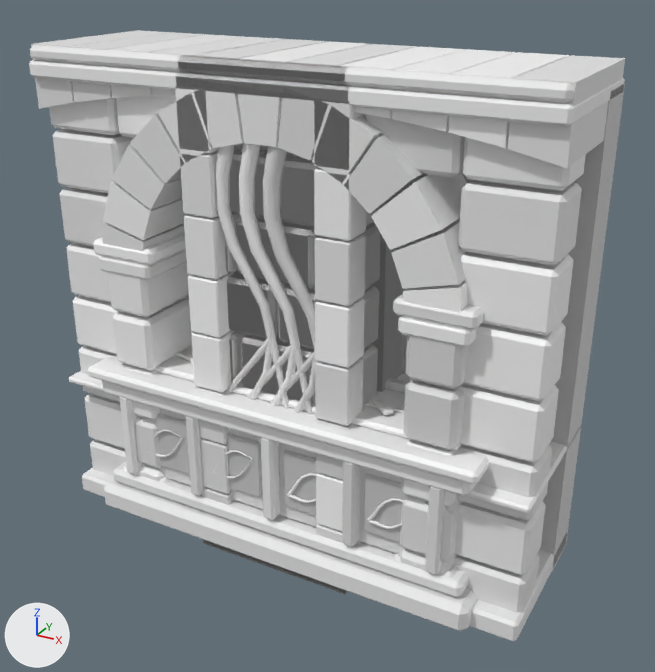
Before and after pictures for a commit that changed the Blender file assets/crypt-kit/kit.blend.
Both versions are drawn from a camera (50 mm lens) standing at (2.43, -4.22, 3.39) and looking at (0.11, 0.0, 1.28). The lights are fixed; the arrows at lower left show +X, +Y and +Z. The older version comes first.

In view in the first picture: 'corner-left__trim', 'corner-left__wall', 'corner-right__trim', 'niche__trim', 'niche__wall', 'portal__trim', 'roots__root', 'tomb__tomb' and 3 more.
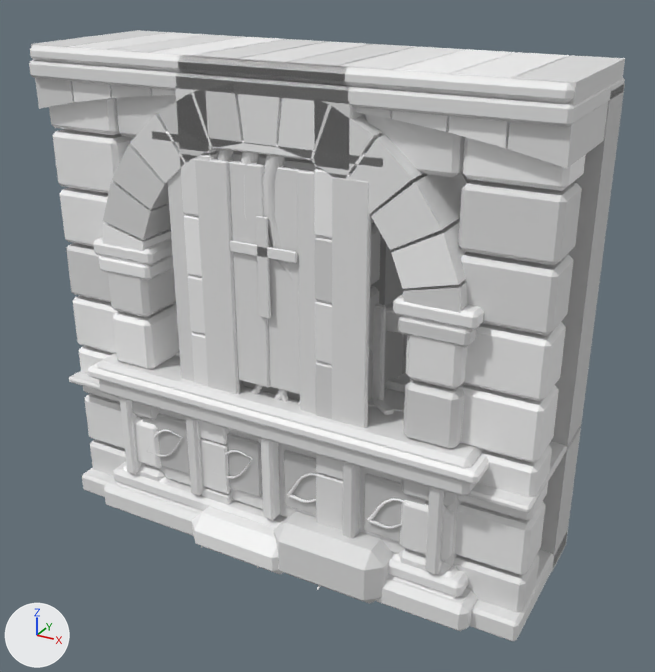
Patch to the scene script:
```diff
--- a/assets/crypt-kit/kit.blend.py
+++ b/assets/crypt-kit/kit.blend.py
@@ mat_cloth @@
+mat_cloth = principled_material('cloth')
+mat_cloth.base_color = (0.8, 0.8, 0.8)  # white #e7e7e7
@@ mat_wood @@
+mat_wood = principled_material('wood')
+mat_wood.base_color = (0.8, 0.8, 0.8)  # white #e7e7e7
@@ me_fallen_stone @@
+me_fallen_stone.from_pydata(...)  # 72 vertices, 78 faces; spans x -0.8..0.77, y -0.68..0.6, z 0.0..0.48
+me_fallen_stone.materials.append(mat_wall)
@@ me_sigil_vertical @@
+me_sigil_vertical.from_pydata(...)  # 48 vertices, 52 faces; spans x -0.2..0.2, y -0.497..-0.483, z 1.555..2.105
+me_sigil_vertical.materials.append(mat_trim)
@@ me_cloth @@
+me_cloth.from_pydata(...)  # 144 vertices, 156 faces; spans x -0.602..0.602, y -0.492..-0.428, z 0.96..2.36
+me_cloth.materials.append(mat_cloth)  # white #e7e7e7
@@ me_rod @@
+me_rod.from_pydata(...)  # 24 vertices, 26 faces; spans x -0.675..0.675, y -0.49..-0.43, z 2.42..2.48
+me_rod.materials.append(mat_iron)
@@ me_blade @@
+me_blade.from_pydata(...)  # 144 vertices, 156 faces; spans x -0.66..0.66, y -0.2..-0.12, z 0.43..1.61
+me_blade.materials.append(mat_iron)
@@ me_post @@
+me_post.from_pydata(...)  # 216 vertices, 234 faces; spans x -0.9..0.9, y -0.3..0.3, z 0.0..1.86
+me_post.materials.append(mat_wood)  # white #e7e7e7
@@ me_altar_base @@
+me_altar_base.from_pydata(...)  # 120 vertices, 130 faces; spans x -1.2..1.2, y -0.55..0.55, z 0.0..1.05
+me_altar_base.materials.append(mat_trim)
@@ ob_cluster__wall @@
+ob_cluster__wall = bpy.data.objects.new('cluster__wall', me_fallen_stone)
+ob_cluster__wall.location = (0.0, 0.0, 0.0)
@@ ob_banner__trim @@
+ob_banner__trim = bpy.data.objects.new('banner__trim', me_sigil_vertical)
+ob_banner__trim.location = (0.0, 0.0, 0.0)
@@ ob_banner__cloth @@
+ob_banner__cloth = bpy.data.objects.new('banner__cloth', me_cloth)
+ob_banner__cloth.location = (0.0, 0.0, 0.0)
@@ ob_banner__iron @@
+ob_banner__iron = bpy.data.objects.new('banner__iron', me_rod)
+ob_banner__iron.location = (0.0, 0.0, 0.0)
@@ ob_rack__iron @@
+ob_rack__iron = bpy.data.objects.new('rack__iron', me_blade)
+ob_rack__iron.location = (0.0, 0.0, 0.0)
@@ ob_rack__wood @@
+ob_rack__wood = bpy.data.objects.new('rack__wood', me_post)
+ob_rack__wood.location = (0.0, 0.0, 0.0)
@@ ob_altar__trim @@
+ob_altar__trim = bpy.data.objects.new('altar__trim', me_altar_base)
+ob_altar__trim.location = (0.0, 0.0, 0.0)
```

Boxes (x1, y1, x2, y2) around the edits, measured in the pictures (655 x 672 px):
'banner__cloth', added: after (167, 159, 372, 428)
'altar__trim', added: after (97, 353, 483, 599)
'cluster__wall', added: after (192, 506, 395, 604)
'banner__trim', added: after (230, 216, 297, 319)
'rack__iron', added: after (369, 303, 386, 400)
'banner__iron', added: after (152, 130, 382, 167)
'rack__wood', added: after (386, 297, 401, 334)
'corner-left__wall', unchanged, covered by the edit: before (224, 143, 405, 406)
'roots__root', unchanged, covered by the edit: before (178, 116, 384, 551); after (178, 116, 300, 487)
'wall__wall', unchanged, uncovered by the edit: after (232, 151, 405, 401)
